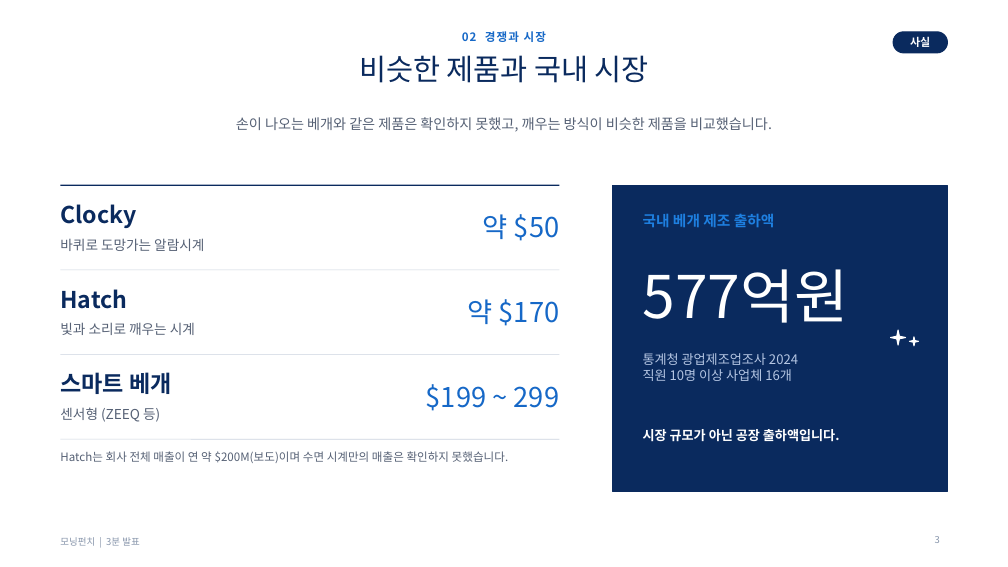
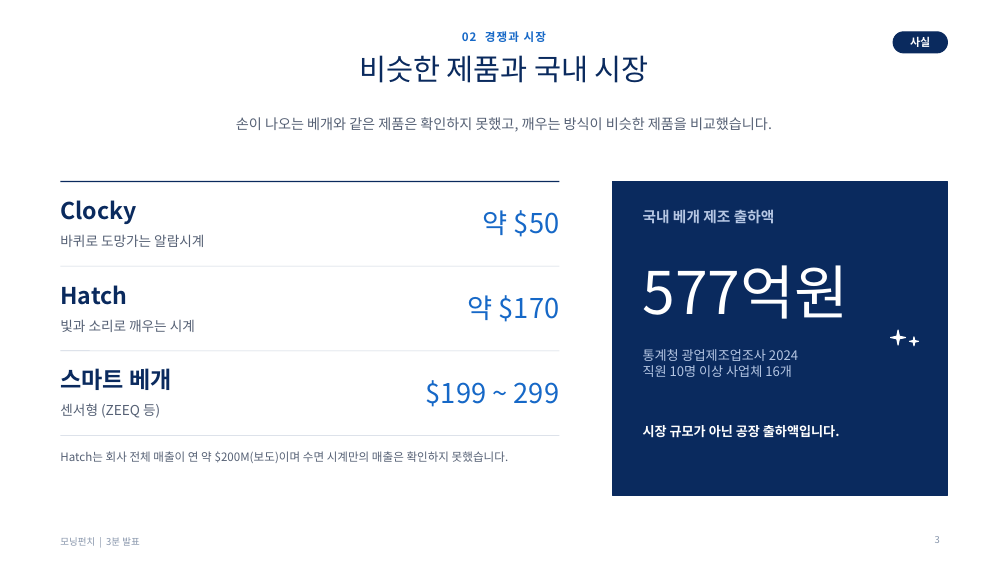
Before and after one commit to g975682-source/-, a slide deck: slide 3 of MorningPunch_Pitch_3min.pptx. Drawn at 1008x567 pixels with LibreOffice and Linux fonts; fonts in the diff are those of the drawing; background and template pictures are left out. Boxes give left, top, right and bottom in pixels: in the first picture for what was removed or moved away, otherwise in the second. Text is boxed around its words. In the diff, an @@ line names an element or a change of style, - is before the commit and + after.

```diff
--- a/MorningPunch_Pitch_3min.pptx
+++ b/MorningPunch_Pitch_3min.pptx
@@ rectangle: place and size @@
-rectangle at box(613, 185, 948, 492)
+rectangle at box(613, 181, 948, 495)
@@ text "국내 베개 제조 출하액" at box(643, 209, 775, 224): text colour #1E7FE0 to #B5C6E3 @@
@@ 11 texts, 4 lines: place and size @@
-11 texts, 4 lines at box(60, 185, 849, 442)
+11 texts, 4 lines at box(60, 181, 849, 438)
```
Also in this commit, not shown: 2 other slides changed, 1 slide added, 3 slides removed, 2 other files.
